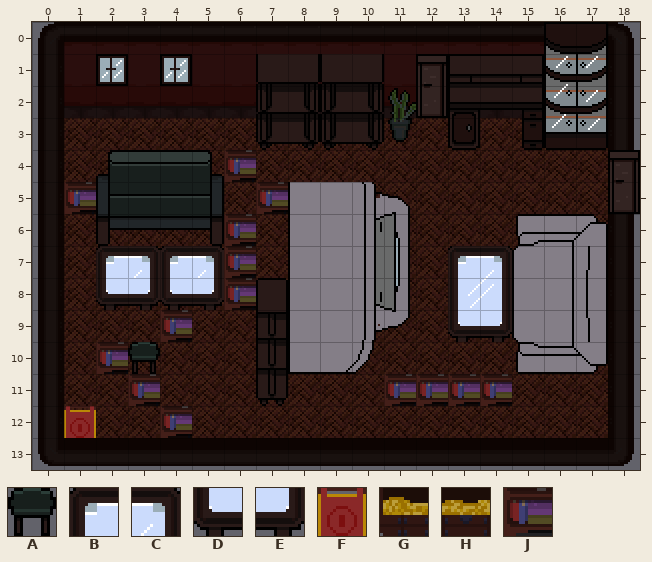
A Tiled map gets an edit: game/assets/tiles/living_room.tmx. The first picture shows the starting point.
Cells are 16x16 px. Shown: x 0..18, y 0..13.
Key: from "furniture_tileset_v2": A 48, B 284, C 285, D 346, E 347; from "tileset": F 9, G 74, H 75, J 78.
_ is an empty cell.
Objects are placed by their top-left corner, in cells (3,4 is the top-left corner of cell 3,4); size is 1x1 cell unless given.
Layers that did not change in this view are not listed.
Layer "Tile Layer 2" before, first column x 0:
 7 __BC
 8 __DE
 9 ____
10 __GA
11 ___H
12 _F__
13 ____
Objects on layer "Object Layer 1" before:
J at 6,4
J at 7,5
J at 1,5
J at 6,6
J at 6,7
J at 6,8
J at 4,9
J at 2,10
J at 3,11
J at 11,11
J at 12,11
J at 13,11
J at 14,11
J at 4,12
The same view after the edit:
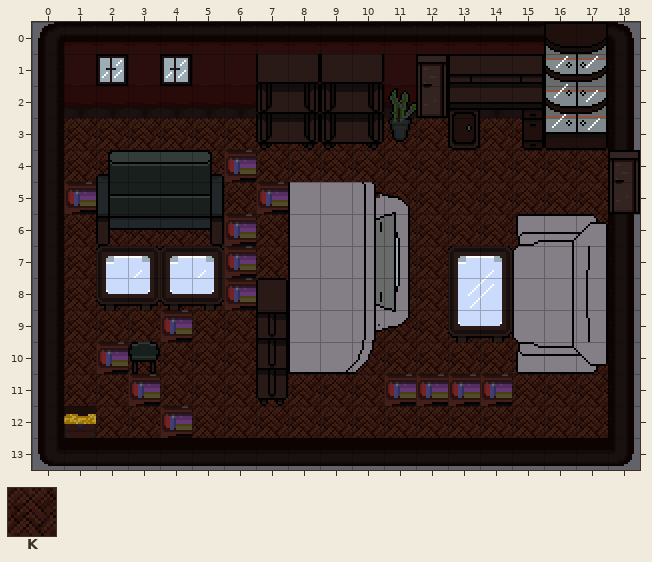
Further tiles: from "parede_chao_tileset": K 8.
Message: Implement living room key logic
Edits made:
Layer "Tile Layer 2":
y 12: x 1 F -> K
Layer "Object Layer 1":
added: H at 1,12
Pixel boxes of the changes (left, top, right, bottom) in both pictures:
changed: (64, 406, 96, 438)
